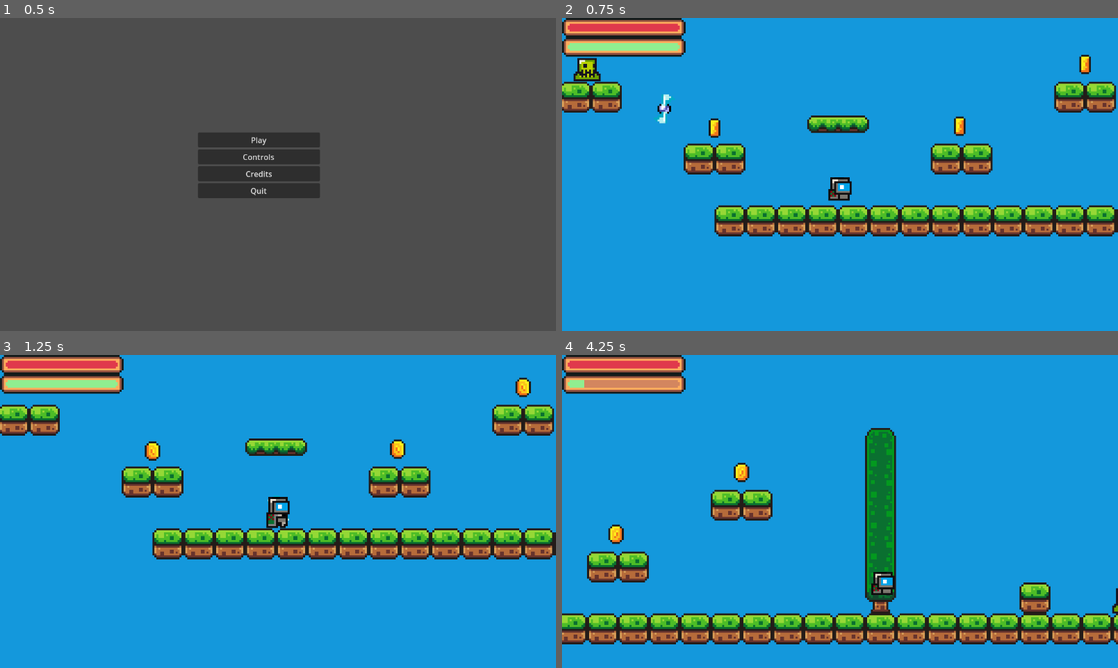
Above: before the commit, frames 1-4 (two rows, left to right).
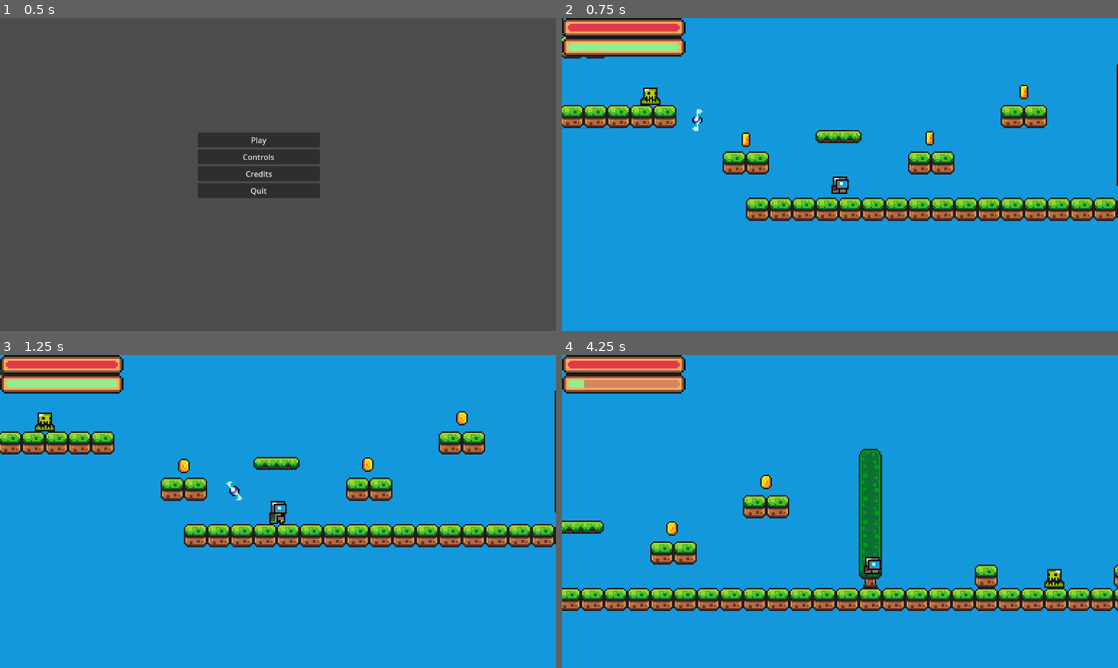
Above: after the commit, the same moments.

Repository: Nikman800/Lab_4_Game
Game: Godot game, scene res://scenes/mainmenu.tscn
Two runs of this game, one before a commit and one after it. Both use one fixed random seed, a clock stepped at 60 frames per second and the inputs below.
Inputs:
- Up to frame 1 (0.5 s): no input
- Up to frame 2 (0.75 s): click "Play" at 0.5 s
- Up to frame 3 (1.25 s): no input
- Up to frame 4 (4.25 s): hold Z (dash) 1.28-2.03 s; hold Right (move_right) 1.28-2.78 s; tap Space (jump) at 1.52, 2.27, 3.77 s; tap Z (dash) at 2.1, 3.6 s; hold Left (move_left) 2.78-3.53 s; hold Z (dash) 2.78-3.53 s; hold Right (move_right) from 3.53 s (still down)

Frame 1 is identical in both runs. In frame 2, 17% of the frame differs, in the area x 0-100%, y 0-70%; in frame 3, 17%; in frame 4, 24%, in the area x 0-100%, y 23-93%.

Commit message:
Updated the camera zoom so that it is more zoomed out, player now takes damage if bullet hits player

Diff:
--- a/scenes/game.tscn
+++ b/scenes/game.tscn
@@ -492,7 +492,7 @@
 
 [node name="Camera2D" type="Camera2D" parent="Player"]
 position = Vector2(0, -8)
-zoom = Vector2(4, 4)
+zoom = Vector2(3, 3)
 limit_bottom = 120
 limit_smoothed = true
 position_smoothing_enabled = true
--- a/scripts/bullet.gd
+++ b/scripts/bullet.gd
@@ -1,6 +1,6 @@
 extends Area2D
 
-var speed : int = 200
+var speed : int = 150
 var direction : Vector2
 
 
@@ -19,3 +19,5 @@
 
 func _on_body_entered(body):
 	print(body.name)
+	if body.has_method("take_damage") and body.name == "Player":
+		body.take_damage(1)  # Adjust damage amount as needed
